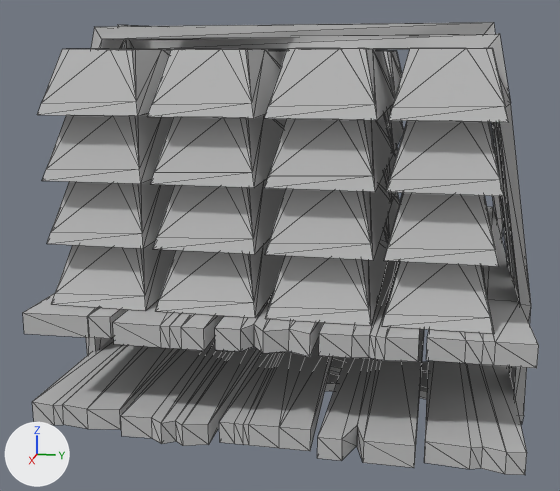
The FBX model Assets/4. Art/Meshes/PROPS/SM_IngotPile.fbx, before and after one commit.
Before and after are seen from a 50 mm lens placed at (3.16, 0.47, 0.57), pointed at (0.08, -0.14, -0.2). The axes (+X, +Y, +Z) are drawn at lower left. The lights are the same throughout. Mesh edges are drawn as thin lines. Where no turn or scale is listed for an object, it has been applied to the vertices.
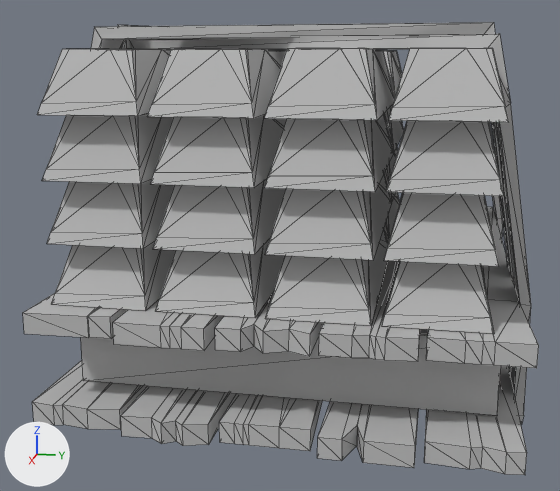
Location of each change, (x1, y1, x2, y2) in pixels of the pictures (560 x 491 px):
part 1 of me_mesh, added: after (81, 322, 501, 416)

What the commit changed:
me_mesh has 1348 vertices, 2520 faces and spans x -1.09..1.09, y -0.82..0.82, z -0.67..0.67.
me_mesh is used by ob_box098; location (0.0, 0.0, 0.0).
me_mesh part 1: a new loose piece, a box spanning x 0.763..0.849, y -0.682..0.699, z -0.524..-0.275, in mat_material__2 (its picture is missing).
